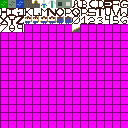
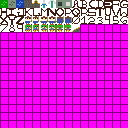
Comparing the layer stacks of the two 128×128 images. Changes:
renamed "Layer 0" to "Layer 3", painted on it over [9, 24, 72, 32]
